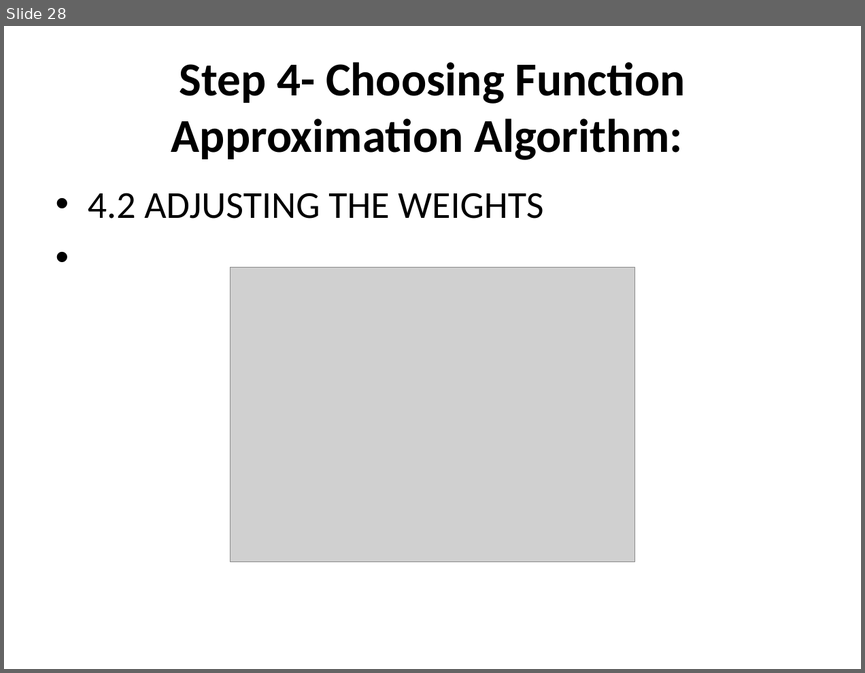
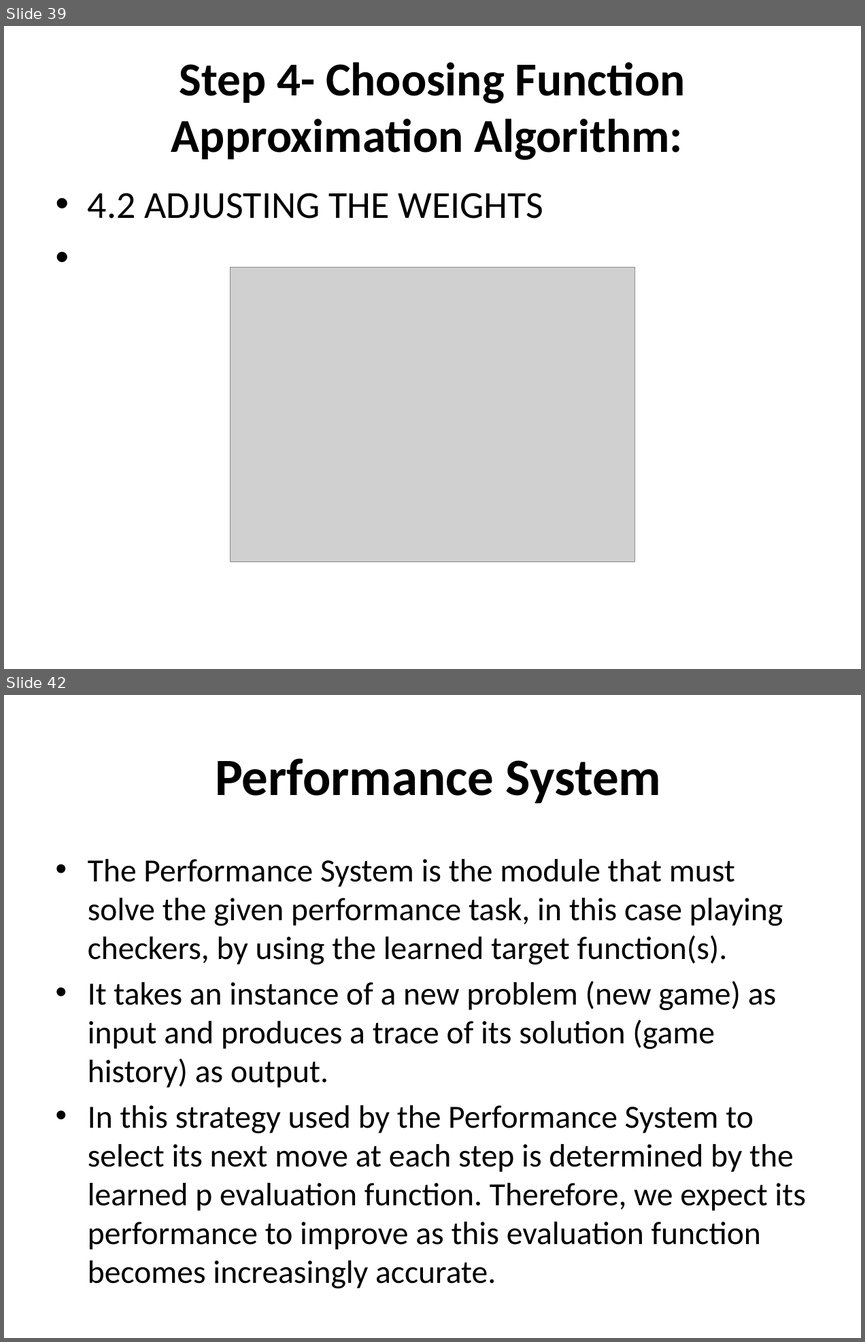
Before and after one commit to devipriyak/AI_ml-iv-sem-21-batch, a slide deck: Unit-4.pptx. Shown one above the other, each under a label of ours: slide 28 before the commit, slides 39 and 42 after it; the slides between them are not shown. The pictures are 865x673 and 865x1342 pixels, drawn with LibreOffice and Linux fonts; fonts in the diff are those of the drawing; grey boxes stand for pictures. Boxes give left, top, right and bottom in pixels: in the first picture for what was removed or moved away, otherwise in the second. Text is boxed around its words. In the diff, an @@ line names an element or a change of style, - is before the commit and + after.

```diff
--- a/Unit-4.pptx
+++ b/Unit-4.pptx
@@ slide 42 added at bbox=[4, 695, 861, 1338], background #FFFFFF @@
@@ title added at bbox=[215, 758, 661, 803], 44 pt, text #000000, bold @@
+Performance System
@@ text added at bbox=[88, 859, 805, 1283], 27.2 pt, text #000000 @@
+• The Performance System is the module that must solve the given performance task, in this case playing checkers, by using the learned target function(s).
+• It takes an instance of a new problem (new game) as input and produces a trace of its solution (game history) as output.
+• In this strategy used by the Performance System to select its next move at each step is determined by the learned p evaluation function. Therefore, we expect its performance to improve as this evaluation function becomes increasingly accurate.
@@ what was slide 28 is now slide 39 @@
```
Also in this commit, not shown: 7 slides changed, 15 other slides added.
